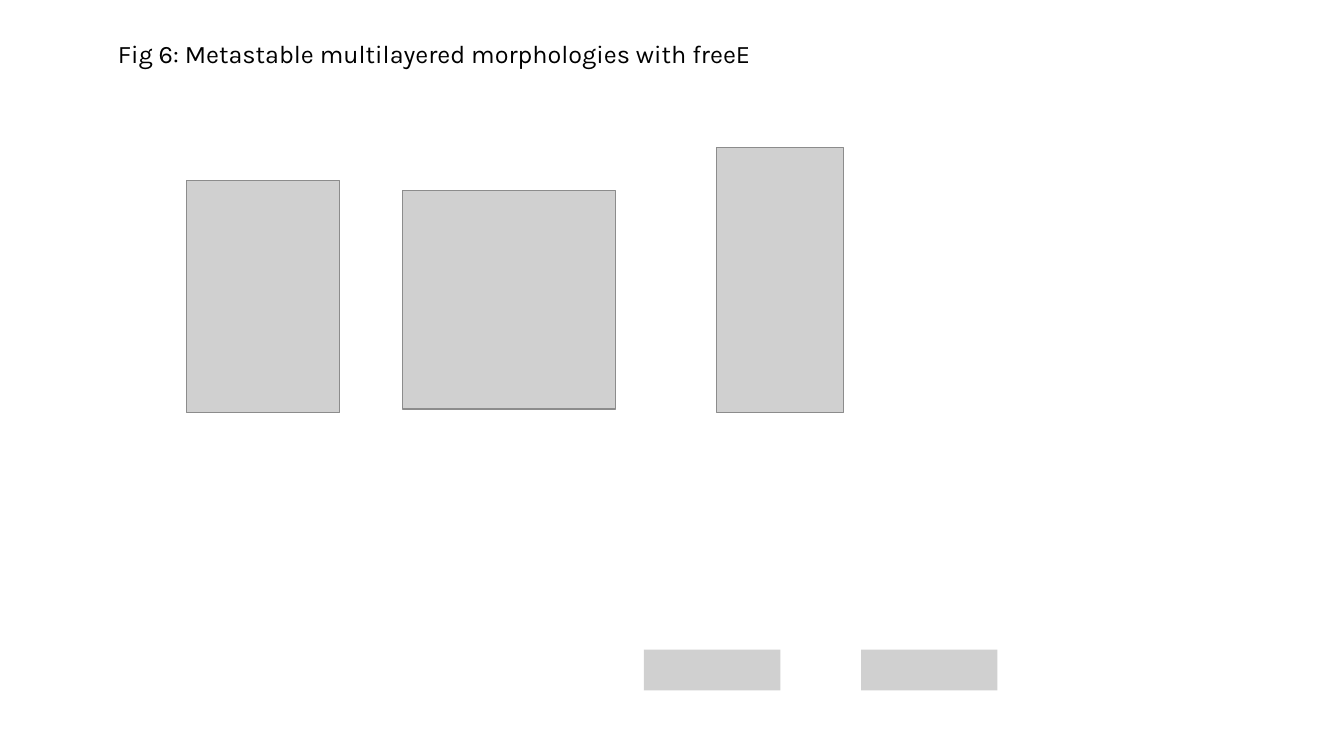
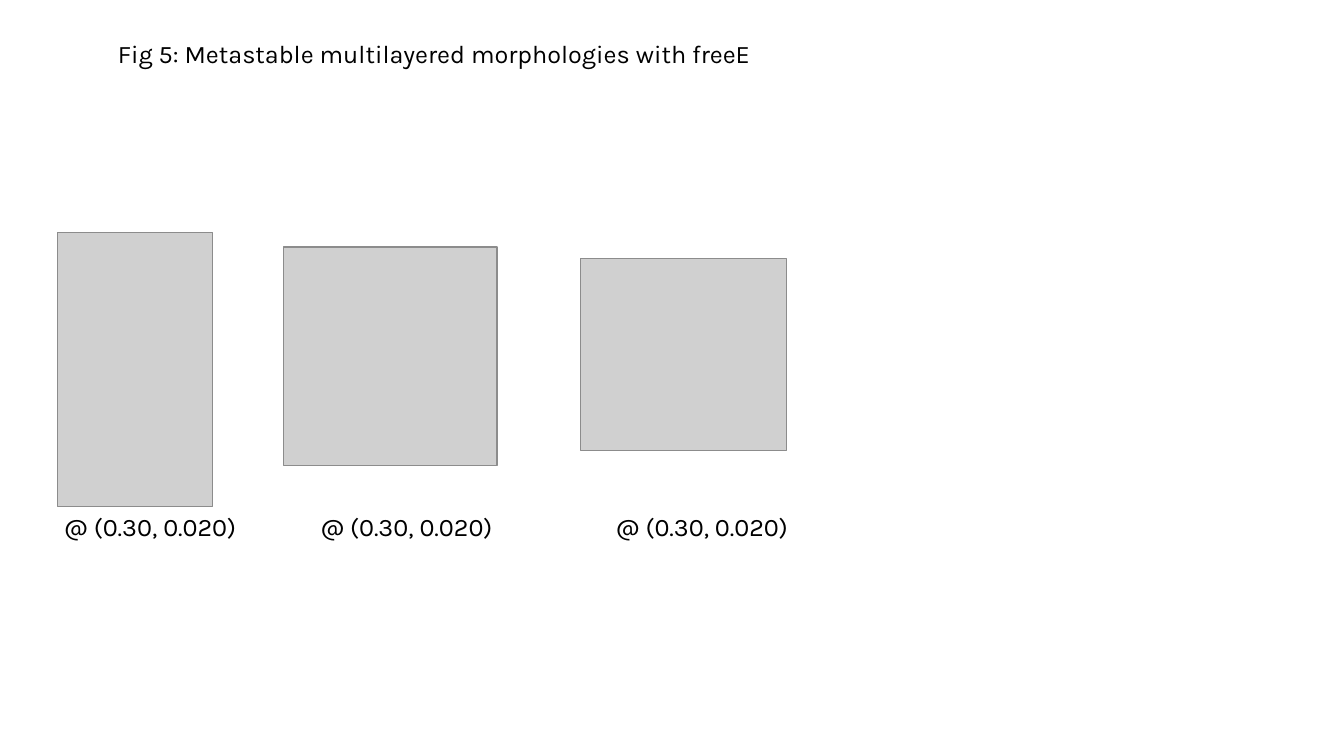
Before and after one commit to tyokokur/presentations, a slide deck: slide 5 of SYSG3_paper.pptx (slide 7 before the commit). Drawn at 1344x756 pixels with LibreOffice and Linux fonts; fonts in the diff are those of the drawing; grey boxes stand for pictures. Boxes give left, top, right and bottom in pixels: in the first picture for what was removed or moved away, otherwise in the second. Text is boxed around its words. In the diff, an @@ line names an element or a change of style, - is before the commit and + after.

```diff
--- a/SYSG3_paper.pptx
+++ b/SYSG3_paper.pptx
@@ text at (x1=118, y1=45, x2=750, y2=69): text changed @@
-Fig 6: Metastable multilayered morphologies with freeE
+Fig 5: Metastable multilayered morphologies with freeE
@@ picture removed at (x1=717, y1=147, x2=844, y2=412) @@
@@ picture removed at (x1=187, y1=180, x2=340, y2=413) @@
@@ picture added at (x1=57, y1=233, x2=213, y2=507) @@
@@ picture moved from (x1=402, y1=191, x2=616, y2=409) to (x1=283, y1=247, x2=497, y2=466) @@
@@ picture added at (x1=581, y1=259, x2=786, y2=451) @@
@@ text added at (x1=94, y1=518, x2=236, y2=539), 18 pt, text #000000 @@
+@ (0.30, 0.020)
@@ text added at (x1=350, y1=518, x2=493, y2=539), 18 pt, text #000000 @@
+@ (0.30, 0.020)
@@ text added at (x1=646, y1=518, x2=788, y2=539), 18 pt, text #000000 @@
+@ (0.30, 0.020)
@@ picture removed at (x1=644, y1=650, x2=780, y2=691) @@
@@ picture removed at (x1=861, y1=650, x2=997, y2=691) @@
```
Also in this commit, not shown: 2 other slides changed, 2 slides added, 4 slides removed.
